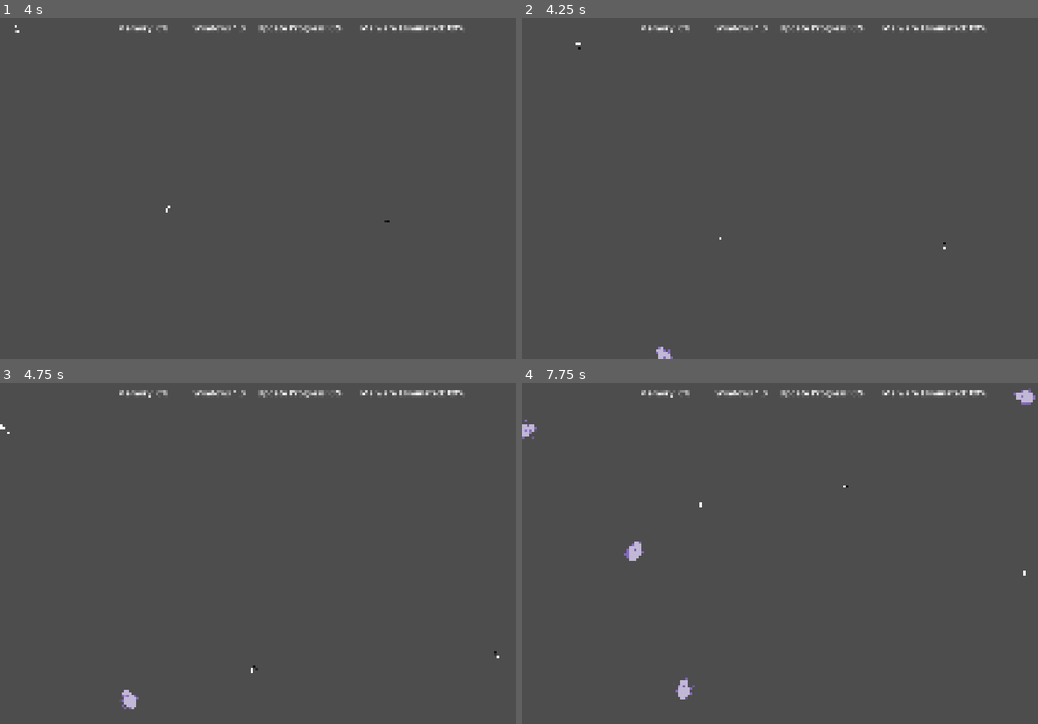
Above: before the commit, frames 1-4 (two rows, left to right).
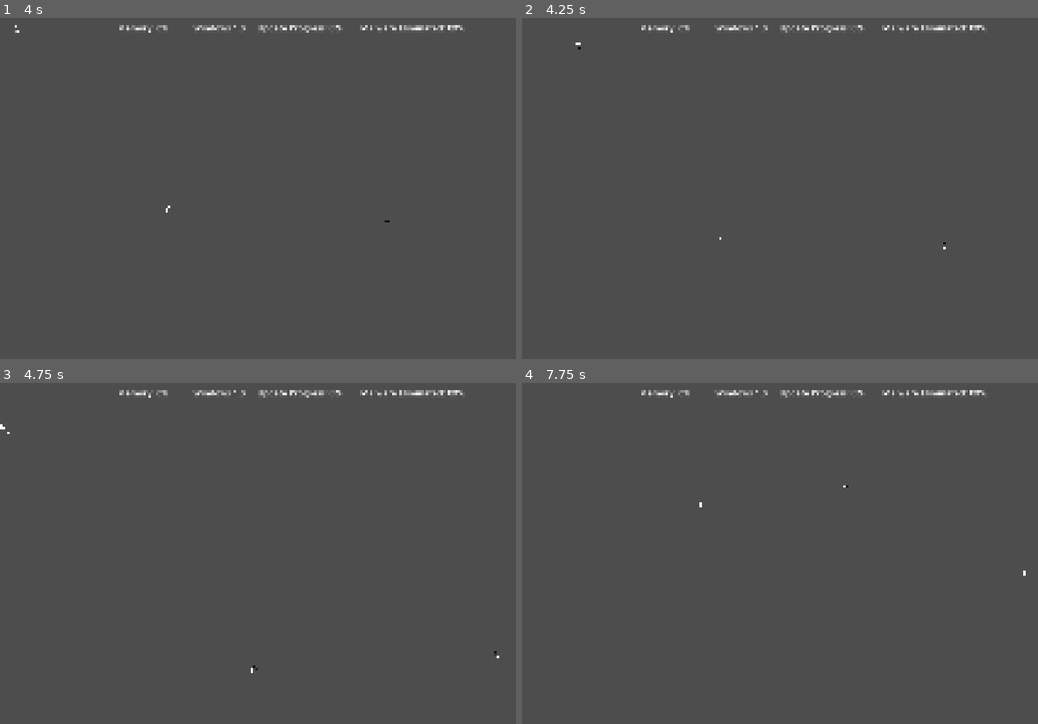
Above: after the commit, the same moments.

Repository: HaroldHuynh/2026GameJam
Game: Godot game, scene res://player/player_test_level.tscn
Same seed, same stepped clock (60 frames per second), same inputs: the game is played once before the commit and once after it. This scene is started directly instead of the project's main scene.
Inputs (mouse positions are in pixels of both pictures, inside the frame that each line leads up to):
- Up to frame 1 (4 s): tap Enter at 0.5, 2 s; move the mouse to (232, 256) at 0.52 s; hold W (up) 0.53-2.03 s; tap Space (attack) at 0.6, 1.25, 1.35, 2.3, 2.85, 3.6 s; move the mouse to (412, 239) at 1.27 s; move the mouse to (103, 137) at 2.02 s; hold Enter 2.03-2.78 s; hold A (left) 2.03-3.53 s; move the mouse to (283, 188) at 2.77 s; move the mouse to (180, 103) at 3.52 s; hold S (down) from 3.53 s (still down)
- Up to frame 2 (4.25 s): keep holding S (down)
- Up to frame 3 (4.75 s): move the mouse to (371, 536) at 4.27 s; release S (down) at 4.28 s; hold D (right) from 4.28 s (still down); tap Enter at 4.35 s; tap Space (attack) at 4.55 s
- Up to frame 4 (7.75 s): move the mouse to (676, 570) at 5.02 s; release D (right) at 5.03 s; hold W (up) 5.03-5.78 s; tap Space (attack) at 5.1, 5.85, 6.8, 7.35 s; move the mouse to (831, 478) at 5.77 s; hold D (right) from 5.78 s (still down); move the mouse to (754, 621) at 6.52 s; hold Enter 6.53-7.28 s; move the mouse to (934, 604) at 7.27 s

Frame 1 is identical in both runs. In frame 2, less than 0.1% of the frame differs, in the area x 26-30%, y 96-100%; in frame 3, 0.1%; in frame 4, 0.5%, in the area x 0-100%, y 1-93%.
Error after the commit: Invalid access to property or key 'alive' on a base object of type 'null instance'. (res://enemy/enemy_spawner.gd:22)

Commit message:
add boss death

Diff:
--- a/enemy/enemy.gd
+++ b/enemy/enemy.gd
@@ -14,6 +14,10 @@
 func _ready():
 	alive = true
 	hp = 2
+
+func _process(delta: float):
+	if not get_node("../Michelangelo").alive:
+		die()
 
 func _physics_process(delta: float) -> void:
 	direction = player.position - position
--- a/enemy/enemy_spawner.gd
+++ b/enemy/enemy_spawner.gd
@@ -19,7 +19,7 @@
 
 func _on_timer_timeout() -> void:
 	var enemies = get_tree().get_nodes_in_group("enemies")
-	if enemies.size() < maxEnemiesOnScreen and enemies_spawned < max_enemies:
+	if enemies.size() < maxEnemiesOnScreen and enemies_spawned < max_enemies and get_node("../Michelangelo").alive:
 		var spawn = spawn_points[randi() % spawn_points.size()]
 		var enemy = enemy_scene.instantiate()
 		enemy.position = spawn.position
@@ -27,5 +27,8 @@
 		level.add_child(enemy)
 		enemy.add_to_group("enemies")
 
+func killAll():
+	queue_free()
+
 func hit():
 	hit_p.emit()
--- a/levels/boss.gd
+++ b/levels/boss.gd
@@ -18,7 +18,6 @@
 	$AnimatedSprite2D.play("asleep")
 
 func nextStage() -> void:
-	alive = true
 	hp = 12
 
 	$AnimatedSprite2D.play("awake")
@@ -36,56 +35,65 @@
 	add_child(bomb_timer)
 
 func fire_laser() -> void:
-	if is_attacking:
-		return
+	if alive:
+		if is_attacking:
+			return
 
-	is_attacking = true
+		is_attacking = true
 
-	# Warning: play the attack animation before the laser exists.
-	$AnimatedSprite2D.play("attack")
-	await get_tree().create_timer(warning_seconds).timeout
+		# Warning: play the attack animation before the laser exists.
+		$AnimatedSprite2D.play("attack")
+		await get_tree().create_timer(warning_seconds).timeout
 
-	# Fire the laser after the two-second warning.
-	var laser = laser_scene.instantiate()
-	get_parent().add_child(laser)
-	laser.global_position = global_position
+		# Fire the laser after the two-second warning.
+		var laser = laser_scene.instantiate()
+		get_parent().add_child(laser)
+		laser.global_position = global_position
 
-	var player = get_tree().get_first_node_in_group("player")
-	if player:
-		laser.aim_at(player.global_position)
-	else:
-		push_warning("Boss could not find a node in the player group.")
+		var player = get_tree().get_first_node_in_group("player")
+		if player:
+			laser.aim_at(player.global_position)
+		else:
+			push_warning("Boss could not find a node in the player group.")
 
-	$AnimatedSprite2D.play("awake")
-	is_attacking = false
+		$AnimatedSprite2D.play("awake")
+		is_attacking = false
 
 func die():
 	alive = false
-	get_parent().updateCompletion(10)
+	$AnimatedSprite2D.play("death")
+	$DeathTimer.start()
 
 func _on_area_2d_body_entered(body: Node2D) -> void:
 	hit_player.emit()
 
 func fire_bomb() -> void:
-	if is_attacking:
-		return
+	if alive:
+		if is_attacking:
+			return
 
-	is_attacking = true
+		is_attacking = true
 
-	# Warning: play the attack animation before the bomb exists.
-	$AnimatedSprite2D.play("attack")
-	await get_tree().create_timer(warning_seconds).timeout
+		# Warning: play the attack animation before the bomb exists.
+		$AnimatedSprite2D.play("attack")
+		await get_tree().create_timer(warning_seconds).timeout
 
-	# Fire the bomb after the two-second warning.
-	var bomb = bomb_scene.instantiate()
-	get_parent().add_child(bomb)
-	bomb.global_position = global_position
+		# Fire the bomb after the two-second warning.
+		var bomb = bomb_scene.instantiate()
+		get_parent().add_child(bomb)
+		bomb.global_position = global_position
 
-	var player = get_tree().get_first_node_in_group("player")
-	if player:
-		bomb.aim_at(player.global_position)
-	else:
-		push_warning("Boss could not find a node in the player group.")
+		var player = get_tree().get_first_node_in_group("player")
+		if player:
+			bomb.aim_at(player.global_position)
+		else:
+			push_warning("Boss could not find a node in the player group.")
 
-	$AnimatedSprite2D.play("awake")
-	is_attacking = false
+		$AnimatedSprite2D.play("awake")
+		is_attacking = false
+
+
+func _on_death_timer_timeout() -> void:
+	queue_free()
+	get_node("../EnemySpawner").killAll()
+	get_parent().updateCompletion(10)
--- a/levels/michelangelo.tscn
+++ b/levels/michelangelo.tscn
@@ -8,6 +8,17 @@
 [ext_resource type="Texture2D" uid="uid://bj10r37n68wd" path="res://assets/texture/angelo-attack1.png" id="3_c6ff3"]
 [ext_resource type="Texture2D" uid="uid://duevitpev4jfk" path="res://assets/texture/angelo-attack2.png" id="4_7yivv"]
 [ext_resource type="Texture2D" uid="uid://dfondrl4tgk0c" path="res://assets/texture/angelo-asleep.png" id="4_etlah"]
+[ext_resource type="Texture2D" uid="uid://cm2i83brpcvpm" path="res://assets/texture/death1.png" id="9_vwdrj"]
+[ext_resource type="Texture2D" uid="uid://cn6n3fdgn0tvi" path="res://assets/texture/death2.png" id="10_6d7vl"]
+[ext_resource type="Texture2D" uid="uid://dcalq7uel6x2d" path="res://assets/texture/death3.png" id="11_vorow"]
+[ext_resource type="Texture2D" uid="uid://btpsyrk66ot42" path="res://assets/texture/death4.png" id="12_xv7am"]
+[ext_resource type="Texture2D" uid="uid://jyxbhkdy0kgu" path="res://assets/texture/death5.png" id="13_6sysp"]
+[ext_resource type="Texture2D" uid="uid://biwtwyskrgi3t" path="res://assets/texture/death6.png" id="14_slerv"]
+[ext_resource type="Texture2D" uid="uid://nndgpg5umoky" path="res://assets/texture/death7.png" id="15_h1bi6"]
+[ext_resource type="Texture2D" uid="uid://blb01pf06w1ur" path="res://assets/texture/death8.png" id="16_q7qiy"]
+[ext_resource type="Texture2D" uid="uid://b7wtulj50bnaj" path="res://assets/texture/death9.png" id="17_4ued0"]
+[ext_resource type="Texture2D" uid="uid://kqwiesq6mh3k" path="res://assets/texture/death10.png" id="18_hbwut"]
+[ext_resource type="Texture2D" uid="uid://dia8xcbqm8oad" path="res://assets/texture/death11.png" id="19_lp40i"]
 
 [sub_resource type="SpriteFrames" id="SpriteFrames_s7pw8"]
 animations = [{
@@ -40,6 +51,44 @@
 "loop": 1,
 "name": &"awake",
 "speed": 5.0
+}, {
+"frames": [{
+"duration": 1.0,
+"texture": ExtResource("9_vwdrj")
+}, {
+"duration": 1.0,
+"texture": ExtResource("10_6d7vl")
+}, {
+"duration": 1.0,
+"texture": ExtResource("11_vorow")
+}, {
+"duration": 1.0,
+"texture": ExtResource("12_xv7am")
+}, {
+"duration": 1.0,
+"texture": ExtResource("13_6sysp")
+}, {
+"duration": 1.0,
+"texture": ExtResource("14_slerv")
+}, {
+"duration": 1.0,
+"texture": ExtResource("15_h1bi6")
+}, {
+"duration": 1.0,
+"texture": ExtResource("16_q7qiy")
+}, {
+"duration": 1.0,
+"texture": ExtResource("17_4ued0")
+}, {
+"duration": 1.0,
+"texture": ExtResource("18_hbwut")
+}, {
+"duration": 1.0,
+"texture": ExtResource("19_lp40i")
+}],
+"loop": 0,
+"name": &"death",
+"speed": 3.0
 }]
 
 [sub_resource type="RectangleShape2D" id="RectangleShape2D_obt1k"]
@@ -58,7 +107,9 @@
 
 [node name="AnimatedSprite2D" type="AnimatedSprite2D" parent="." unique_id=1714282601]
 sprite_frames = SubResource("SpriteFrames_s7pw8")
-animation = &"awake"
+animation = &"death"
+frame = 8
+frame_progress = 0.34180254
 
 [node name="CollisionShape2D" type="CollisionShape2D" parent="." unique_id=1578451107]
 position = Vector2(84.49998, -4.4999313)
@@ -72,4 +123,8 @@
 position = Vector2(86.66665, -8.333341)
 shape = SubResource("RectangleShape2D_rkikn")
 
+[node name="DeathTimer" type="Timer" parent="." unique_id=1917249990]
+wait_time = 6.0
+
 [connection signal="body_entered" from="Area2D" to="." method="_on_area_2d_body_entered"]
+[connection signal="timeout" from="DeathTimer" to="." method="_on_death_timer_timeout"]
Binary file added: assets/texture/death1.png
Not shown, added: assets/texture/death1.png.import
Binary file added: assets/texture/death10.png
Not shown, added: assets/texture/death10.png.import
Binary file added: assets/texture/death11.png
Not shown, added: assets/texture/death11.png.import
Binary file added: assets/texture/death2.png
Not shown, added: assets/texture/death2.png.import
Binary file added: assets/texture/death3.png
Not shown, added: assets/texture/death3.png.import
Binary file added: assets/texture/death4.png
Not shown, added: assets/texture/death4.png.import
(and 10 more such lines)
